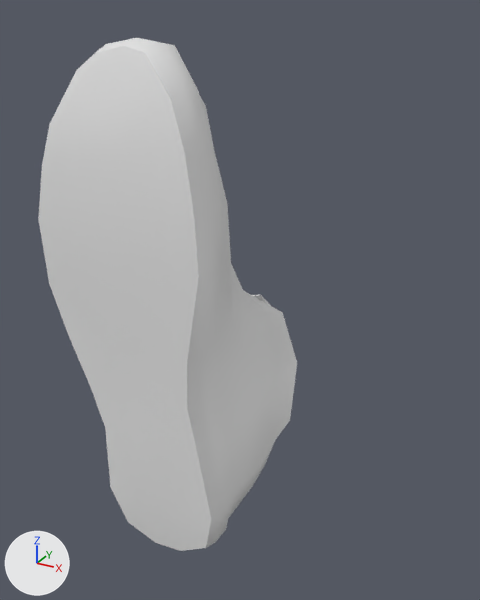
Before and after pictures for a commit that changed the COLLADA model Zoey/r_foot.dae.
The view is the same before and after, from a camera (50 mm lens) standing at (4.61, -8.68, 8.67) and looking at (-3.39, 5.87, 1.4). Arrows for +X, +Y and +Z are at lower left; the lights stay in place. Materials are left out; every surface is plain grey. Where no turn or scale is listed for an object, it has been applied to the vertices.

The first picture shows 'zoey_color_bmp_012'.
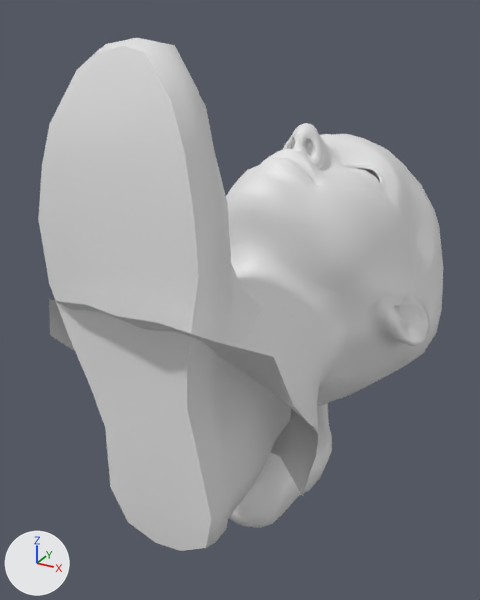
The newer file is also rescaled (x0.0002), turned or shifted as a whole; pictures and numbers use the older file's frame.

The change, as a diff of the scene's bpy script:
```diff
--- a/Zoey/r_foot.dae.py
+++ b/Zoey/r_foot.dae.py
@@ me_zoey_head_bmp @@
+me_zoey_head_bmp.from_pydata(...)  # 2079 vertices, 4020 faces; spans x -3.47..3.47, y -3.1..10.99, z -5.56..5.71
@@ ob_zoey_head_bmp @@
+ob_zoey_head_bmp = bpy.data.objects.new('zoey_head_bmp', me_zoey_head_bmp)
+ob_zoey_head_bmp.location = (-2.3, 2.55, 0.27)
```

Changed parts and their boxes [x1, y1, x2, y2] in the pictures (480 x 600 px):
'zoey_head_bmp', added
    after: [49, 123, 443, 528]
